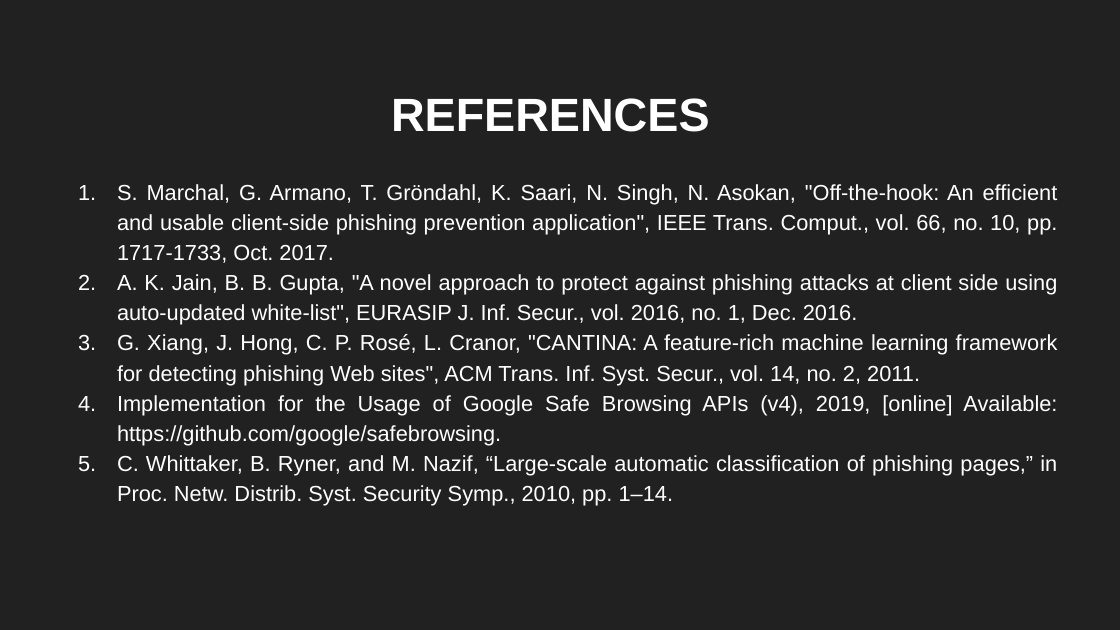
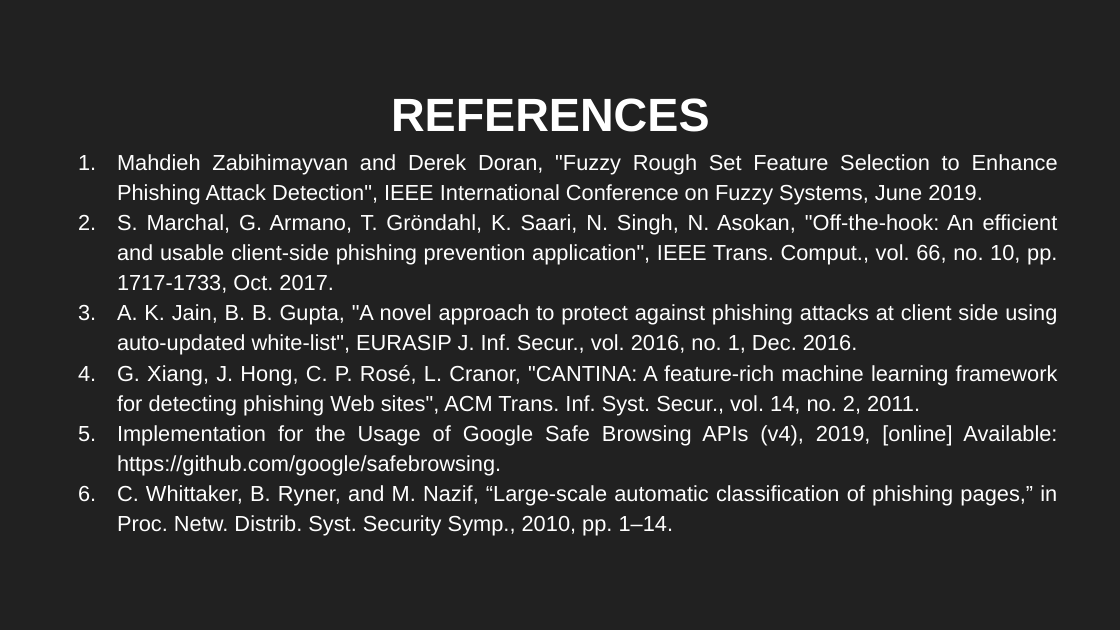
Before and after one commit to sbenstewart/cantina-plus, a slide deck: slide 29 of mail these/first/FYP First.pptx (slide 28 before the commit). Drawn at 1120x630 pixels with LibreOffice and Linux fonts; fonts in the diff are those of the drawing. Boxes give left, top, right and bottom in pixels: in the first picture for what was removed or moved away, otherwise in the second. Text is boxed around its words. In the diff, an @@ line names an element or a change of style, - is before the commit and + after.

```diff
--- a/mail these/first/FYP First.pptx
+++ b/mail these/first/FYP First.pptx
@@ subtitle at bbox=[117, 154, 1058, 205]: paragraph added @@
+1. Mahdieh Zabihimayvan and Derek Doran, "Fuzzy Rough Set Feature Selection to Enhance Phishing Attack Detection", IEEE International Conference on Fuzzy Systems, June 2019.
```
Also in this commit, not shown: 1 other slide changed, 1 slide added, 3 other files.
